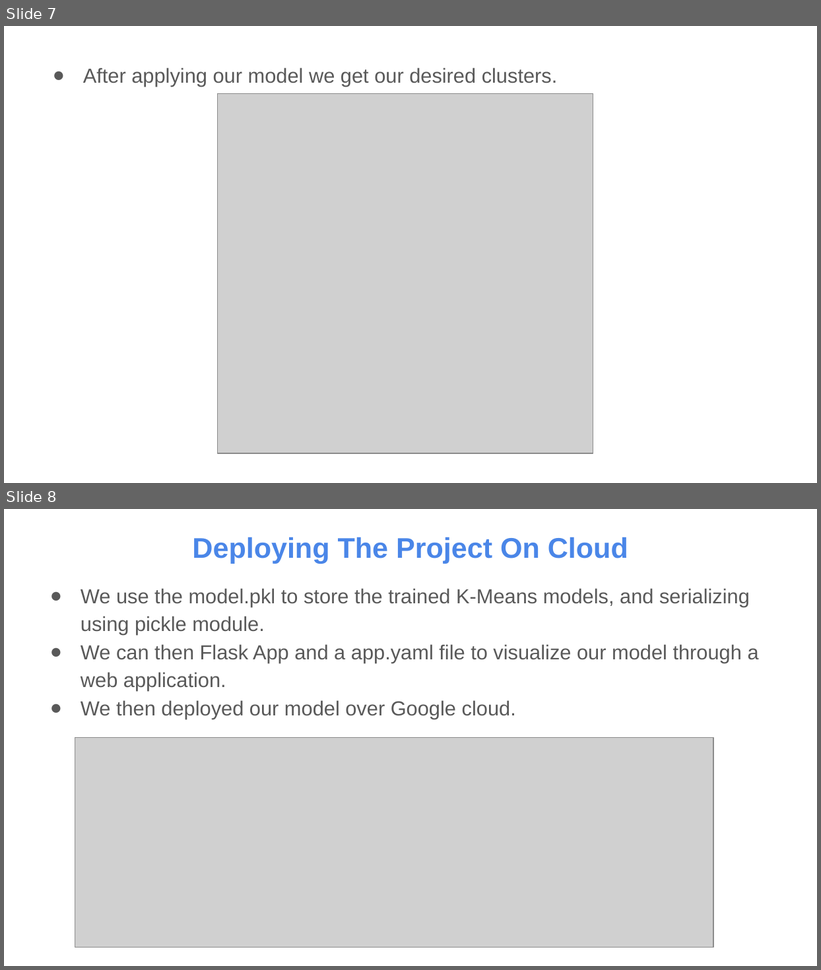
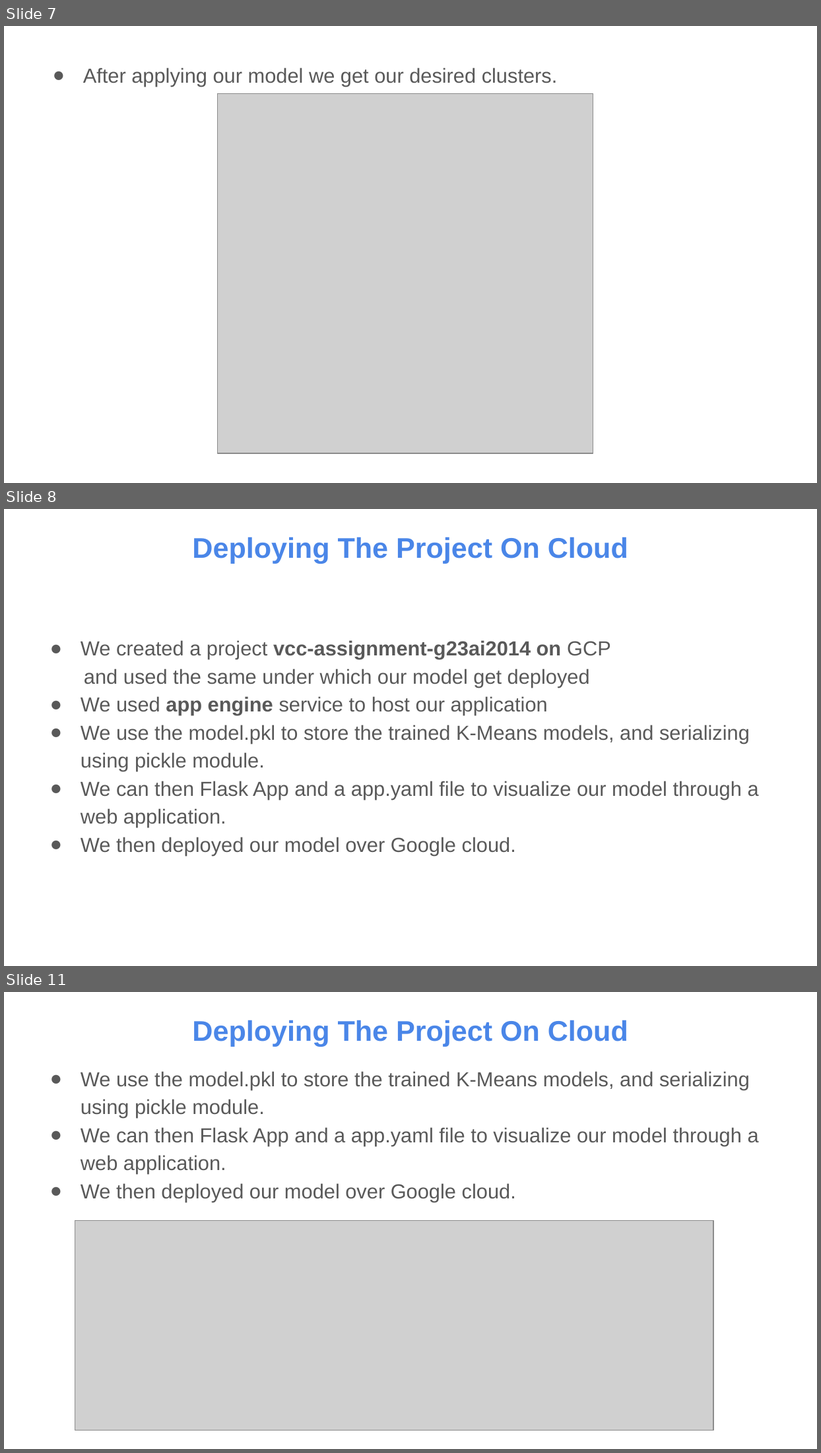
Before and after one commit to PKD-DB/vcc_assignment_project, a slide deck: vcc-assignment-g23ai2014.pptx. Shown one above the other, each under a label of ours: slides 7 and 8 before the commit, slides 7, 8 and 11 after it; the slides between them are not shown. The pictures are 821x970 and 821x1453 pixels, drawn with LibreOffice and Linux fonts; fonts in the diff are those of the drawing; grey boxes stand for pictures. Boxes give left, top, right and bottom in pixels: in the first picture for what was removed or moved away, otherwise in the second. Text is boxed around its words. In the diff, an @@ line names an element or a change of style, - is before the commit and + after.

```diff
--- a/vcc-assignment-g23ai2014.pptx
+++ b/vcc-assignment-g23ai2014.pptx
@@ slide 8 added at <box>4,509,817,966</box>, background #FFFFFF @@
@@ title added at <box>192,537,628,563</box>, 25.2 pt, text #4A86E8, bold @@
+Deploying The Project On Cloud
@@ text added at <box>81,640,759,855</box>, 18 pt, text #595959 @@
+● We created a project vcc-assignment-g23ai2014 on GCP
+and used the same under which our model get deployed
+● We used app engine service to host our application
+● We use the model.pkl to store the trained K-Means models, and serializing using pickle module.
+● We can then Flask App and a app.yaml file to visualize our model through a web application.
+● We then deployed our model over Google cloud.
@@ what was slide 8 is now slide 11 @@
```
Also in this commit, not shown: 2 other slides added.
